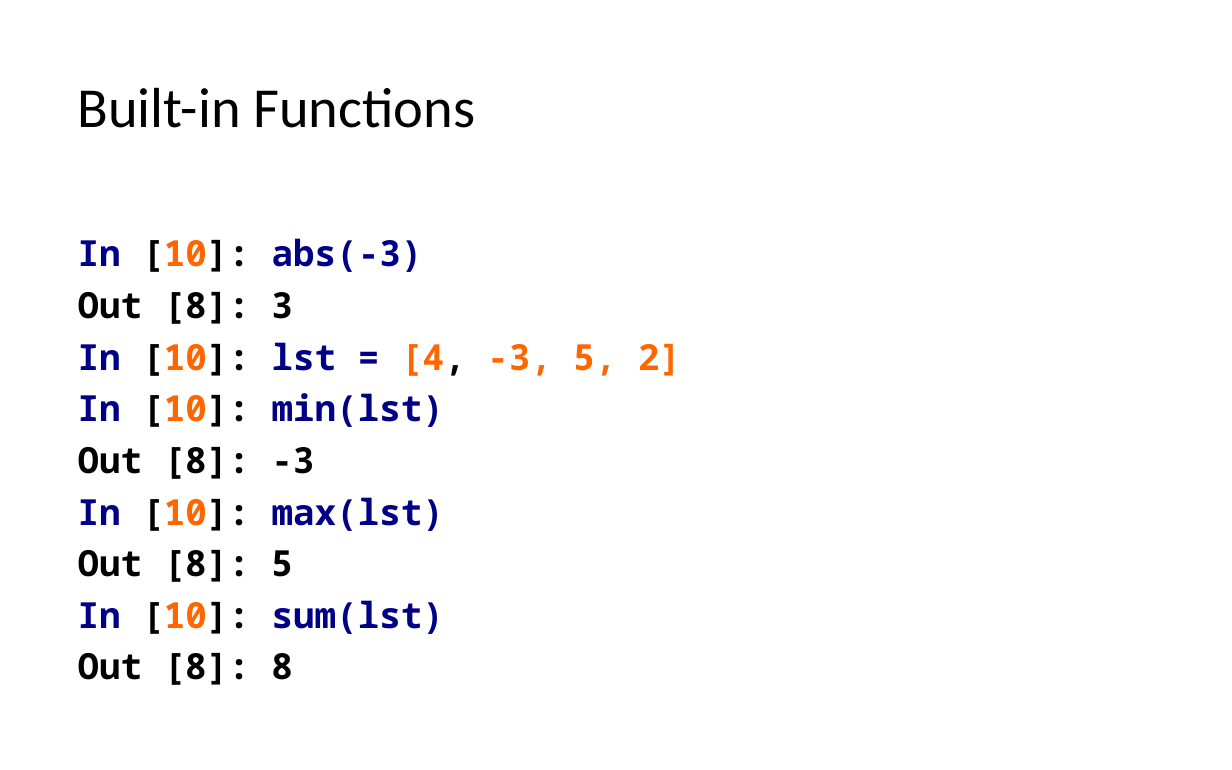
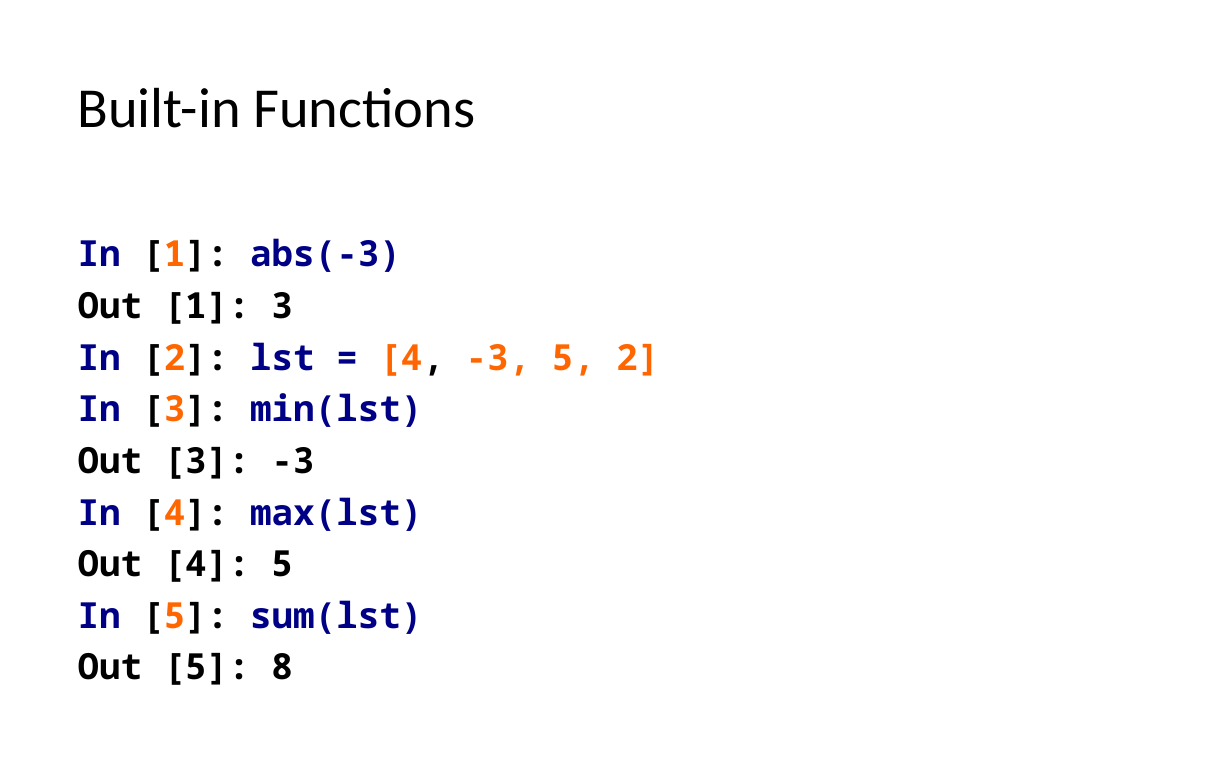
Before and after one commit to LongBaoNguyen/longbaonguyen.github.io, a slide deck: slide 10 of courses/apcsp/lect8.pptx (slide 9 before the commit). Drawn at 1232x770 pixels with LibreOffice and Linux fonts; fonts in the diff are those of the drawing. Boxes give left, top, right and bottom in pixels: in the first picture for what was removed or moved away, otherwise in the second. Text is boxed around its words. In the diff, an @@ line names an element or a change of style, - is before the commit and + after.

```diff
--- a/courses/apcsp/lect8.pptx
+++ b/courses/apcsp/lect8.pptx
@@ text at box(78, 238, 659, 685): text changed @@
-In [10]: abs(-3)
-Out [8]: 3
-In [10]: lst = [4, -3, 5, 2]
-In [10]: min(lst)
-Out [8]: -3
-In [10]: max(lst)
-Out [8]: 5
-In [10]: sum(lst)
-Out [8]: 8
+In [1]: abs(-3)
+Out [1]: 3
+In [2]: lst = [4, -3, 5, 2]
+In [3]: min(lst)
+Out [3]: -3
+In [4]: max(lst)
+Out [4]: 5
+In [5]: sum(lst)
+Out [5]: 8
```
Also in this commit, not shown: 7 other slides changed, 1 slide added, 1 slide removed, 7 other files.
